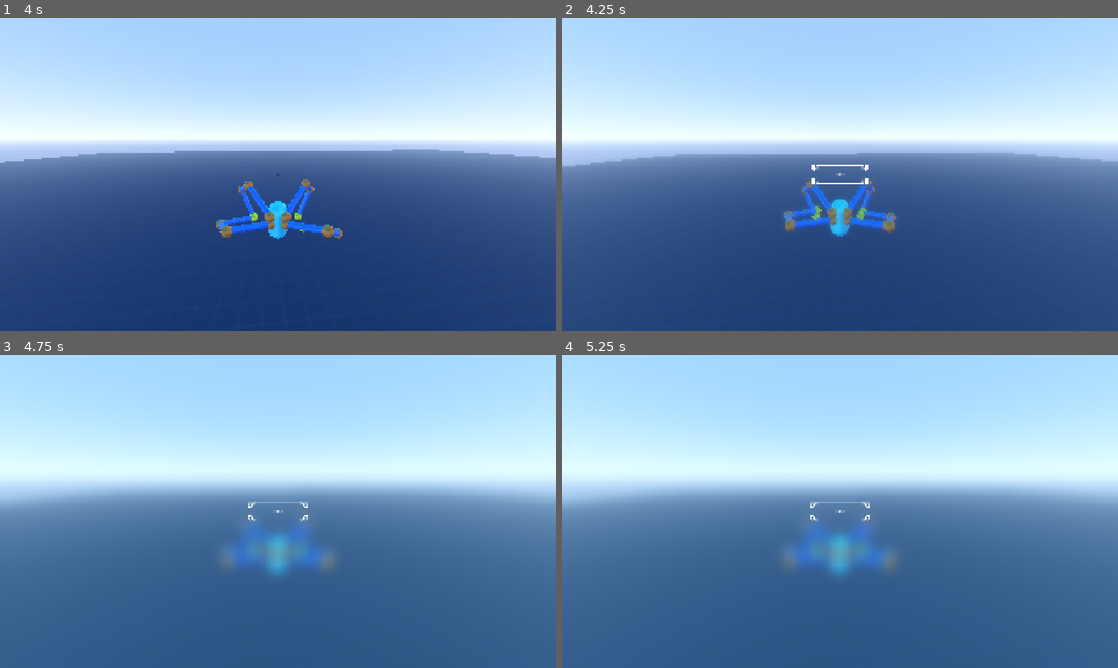
Above: before the commit, frames 1-4 (two rows, left to right).
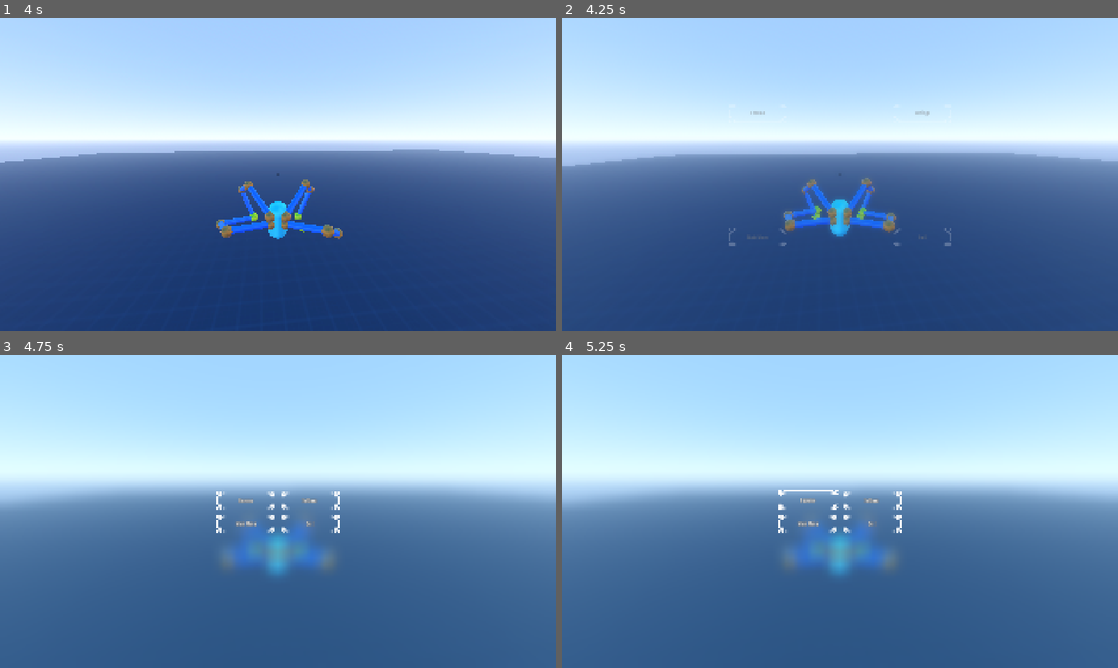
Above: after the commit, the same moments.

Repository: lliamsymonds04/doc-oc
Game: Godot game, scene res://main.tscn
The game is run twice, just before and just after one commit, with the same random seed, the same clock (stepped at 60 frames per second) and the same inputs.
Inputs (mouse positions are in pixels of both pictures, inside the frame that each line leads up to):
- Up to frame 1 (4 s): move the mouse to (305, 174) at 0.52 s; hold Shift (sprint) 0.53-1.28 s; hold W (forward) from 0.53 s (still down); tap Space (jump) at 0.77, 1.52, 3.02, 3.77 s; move the mouse to (250, 174) at 1.27 s; tap Shift (sprint) at 1.35, 2.85 s; move the mouse to (289, 168) at 2.02 s; hold Shift (sprint) 2.03-2.78 s; move the mouse to (272, 180) at 2.77 s; move the mouse to (316, 177) at 3.52 s; hold Shift (sprint) from 3.53 s (still down)
- Up to frame 2 (4.25 s): keep holding W (forward); keep holding Shift (sprint); tap Escape (pause) at 4.15 s
- Up to frame 3 (4.75 s): release W (forward) at 4.25 s; release Shift (sprint) at 4.25 s; click (278, 511) at 4.25 s, where only the run before the commit has a clickable "Test"
- Up to frame 4 (5.25 s): click "Test" (after the commit: "Resume") at 5 s

Frame 1 is identical in both runs. In frame 2, 0.3% of the frame differs, in the area x 30-70%, y 29-73%; in frame 3, 0.6%; in frame 4, 0.6%, in the area x 38-62%, y 43-57%.

Commit message:
feat: pause menu diagonally animates buttons in and out

Diff:
--- a/ui/hud.tscn
+++ b/ui/hud.tscn
@@ -4,29 +4,12 @@
 [ext_resource type="Script" uid="uid://c1yy3j3seh5qc" path="res://ui/pause_menu.gd" id="2_276te"]
 [ext_resource type="Shader" uid="uid://bu60as08yka86" path="res://shaders/blur.gdshader" id="3_546lt"]
 [ext_resource type="PackedScene" uid="uid://cnd56v71x1mrb" path="res://ui/pause_menu_button.tscn" id="4_7ihmi"]
-[ext_resource type="Texture2D" uid="uid://dquvt5q36wrht" path="res://assets/ui/panel-border-025.png" id="5_en2x2"]
 
 [sub_resource type="ShaderMaterial" id="ShaderMaterial_m2c1y"]
 shader = ExtResource("3_546lt")
 shader_parameter/blur_amount = 0.0
 shader_parameter/mix_amount = 0.0
 shader_parameter/color_overlay = Color(0.5882353, 1, 1, 1)
-
-[sub_resource type="StyleBoxTexture" id="StyleBoxTexture_1v5rv"]
-texture = ExtResource("5_en2x2")
-texture_margin_left = 20.0
-texture_margin_top = 20.0
-texture_margin_right = 20.0
-texture_margin_bottom = 20.0
-modulate_color = Color(0.7, 0.7, 0.7, 1)
-
-[sub_resource type="StyleBoxTexture" id="StyleBoxTexture_q43x7"]
-texture = ExtResource("5_en2x2")
-texture_margin_left = 20.0
-texture_margin_top = 20.0
-texture_margin_right = 20.0
-texture_margin_bottom = 20.0
-modulate_color = Color(1.25, 1.25, 1.25, 1)
 
 [node name="Hud" type="CanvasLayer" unique_id=395865671]
 
@@ -43,6 +26,7 @@
 size_flags_vertical = 3
 script = ExtResource("2_276te")
 blur_strength = 2.0
+button_scene = ExtResource("4_7ihmi")
 
 [node name="BlurRect" type="ColorRect" parent="PauseMenu" unique_id=1969772998]
 material = SubResource("ShaderMaterial_m2c1y")
@@ -53,19 +37,19 @@
 grow_horizontal = 2
 grow_vertical = 2
 
-[node name="Button" parent="PauseMenu" unique_id=1557939307 instance=ExtResource("4_7ihmi")]
+[node name="GridContainer" type="GridContainer" parent="PauseMenu" unique_id=2017181028]
 layout_mode = 1
 anchors_preset = 8
 anchor_left = 0.5
 anchor_top = 0.5
 anchor_right = 0.5
 anchor_bottom = 0.5
-offset_left = -100.0
-offset_top = -30.0
-offset_right = 100.0
-offset_bottom = 30.0
+offset_left = -20.0
+offset_top = -20.0
+offset_right = 20.0
+offset_bottom = 20.0
 grow_horizontal = 2
 grow_vertical = 2
-theme_override_styles/pressed = SubResource("StyleBoxTexture_1v5rv")
-theme_override_styles/hover = SubResource("StyleBoxTexture_q43x7")
-hover_tween_duration = null
+theme_override_constants/h_separation = 20
+theme_override_constants/v_separation = 20
+columns = 2
--- a/ui/pause_menu.gd
+++ b/ui/pause_menu.gd
@@ -4,36 +4,96 @@
 @export_range(0.0, 10.0) var blur_strength = 3.0
 @export_range(0.0, 1.0) var color_mix = 0.15
 @export_range(0.0, 2.0) var blur_tween_duration = 0.4
+@export var button_scene: PackedScene
+@export var button_outset: float = 300.0
+@export_range(0.05, 2.0) var button_tween_duration := 0.5
+@export_range(0.05, 2.0) var button_fade_duration := 0.35
 
 @onready var blur_rect = $BlurRect
+@onready var grid = $GridContainer
 
 var is_paused: bool = false
 var blur_tween: Tween
 
+const BUTTON_NAMES = ["Resume", "Settings", "Main Menu", "Quit"]
+const GRID_COLUMNS := 2
+const BUTTON_TWEEN_TRANS := Tween.TRANS_CUBIC
+const BUTTON_TWEEN_EASE := Tween.EASE_OUT
+
+var buttons: Array[Control] = []
+
 func _ready():
 	process_mode = Node.PROCESS_MODE_ALWAYS
 	visible = false
+
+	if button_scene:
+		_spawn_buttons()
 
 func _unhandled_input(event: InputEvent):
 	if event.is_action_pressed("pause"):
 		is_paused = not is_paused
 		get_tree().paused = is_paused
 
-		var blur_target = blur_strength if is_paused else 0.0
-		var color_mix_target = color_mix if is_paused else 0.0
-
-		if blur_tween:
-			blur_tween.kill()
-
-		blur_tween = create_tween().set_parallel(true)
-		blur_tween.tween_property(blur_rect, "material:shader_parameter/blur_amount", blur_target, blur_tween_duration)
-		blur_tween.tween_property(blur_rect, "material:shader_parameter/mix_amount", color_mix_target, blur_tween_duration)
-
-		if is_paused:
-			Input.mouse_mode = Input.MOUSE_MODE_VISIBLE
-			visible = true
-		else:
-			Input.mouse_mode = Input.MOUSE_MODE_CAPTURED
-			blur_tween.finished.connect(func(): visible = false)
+		_blur_tween()
 
 		get_viewport().set_input_as_handled()
+
+func _blur_tween() -> void:
+	var blur_target = blur_strength if is_paused else 0.0
+	var color_mix_target = color_mix if is_paused else 0.0
+
+	if blur_tween:
+		blur_tween.kill()
+
+	blur_tween = create_tween().set_parallel(true)
+	blur_tween.tween_property(blur_rect, "material:shader_parameter/blur_amount", blur_target, blur_tween_duration)
+	blur_tween.tween_property(blur_rect, "material:shader_parameter/mix_amount", color_mix_target, blur_tween_duration)
+
+	if is_paused:
+		Input.mouse_mode = Input.MOUSE_MODE_VISIBLE
+		visible = true
+		_animate_buttons_in()
+	else:
+		Input.mouse_mode = Input.MOUSE_MODE_CAPTURED
+		blur_tween.finished.connect(func(): visible = false)
+		_animate_buttons_out()
+
+func _spawn_buttons() -> void:
+	for i in BUTTON_NAMES.size():
+		var button = button_scene.instantiate()
+		button.text = BUTTON_NAMES[i]
+
+		var wrapper := Control.new()
+		wrapper.custom_minimum_size = button.custom_minimum_size
+
+		var dir := _diagonal_dir(i)
+		button.position = dir * button_outset
+		button.modulate.a = 0.0
+
+		grid.add_child(wrapper)
+		wrapper.add_child(button)
+		buttons.append(button)
+
+
+func _diagonal_dir(i: int) -> Vector2:
+	var col := i % GRID_COLUMNS
+	var row := floori(i / float(GRID_COLUMNS))
+	# map cell coords (0,0)..(1,1) to corner directions (-1,-1)..(1,1)
+	return Vector2(col, row) * 2.0 - Vector2.ONE
+
+func _animate_buttons_in() -> void:
+	for i in buttons.size():
+		var button := buttons[i]
+
+		var tw := create_tween().set_parallel(true)
+		tw.tween_property(button, "position", Vector2.ZERO, button_tween_duration).set_trans(BUTTON_TWEEN_TRANS).set_ease(BUTTON_TWEEN_EASE)
+		tw.tween_property(button, "modulate:a", 1.0, button_fade_duration)
+
+func _animate_buttons_out() -> void:
+	for i in buttons.size():
+		var button := buttons[i]
+		var dir := _diagonal_dir(i)
+
+		var tw := create_tween().set_parallel(true)
+		tw.tween_property(button, "position", dir * button_outset, button_tween_duration).set_trans(BUTTON_TWEEN_TRANS).set_ease(BUTTON_TWEEN_EASE)
+		tw.tween_property(button, "modulate:a", 0.0, button_fade_duration)
--- a/ui/pause_menu_button.tscn
+++ b/ui/pause_menu_button.tscn
@@ -34,6 +34,7 @@
 custom_minimum_size = Vector2(200, 60)
 offset_right = 40.0
 offset_bottom = 40.0
+theme_override_constants/outline_size = 2
 theme_override_fonts/font = ExtResource("1_nlakb")
 theme_override_styles/normal = SubResource("StyleBoxTexture_m2c1y")
 theme_override_styles/pressed = SubResource("StyleBoxTexture_l10w8")
